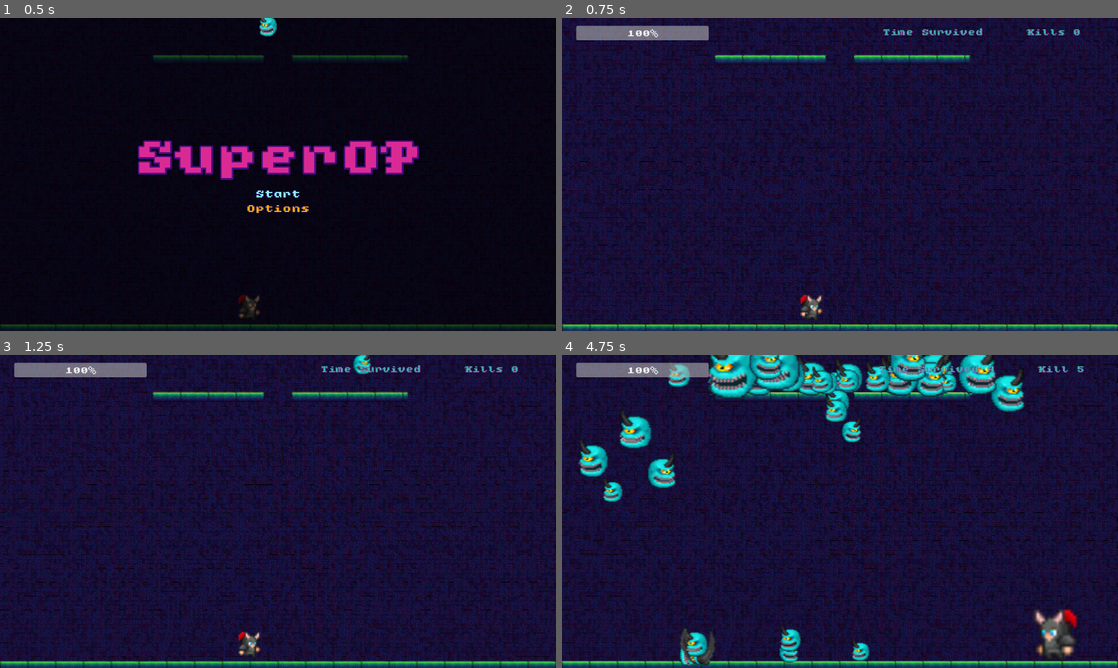
Above: before the commit, frames 1-4 (two rows, left to right).
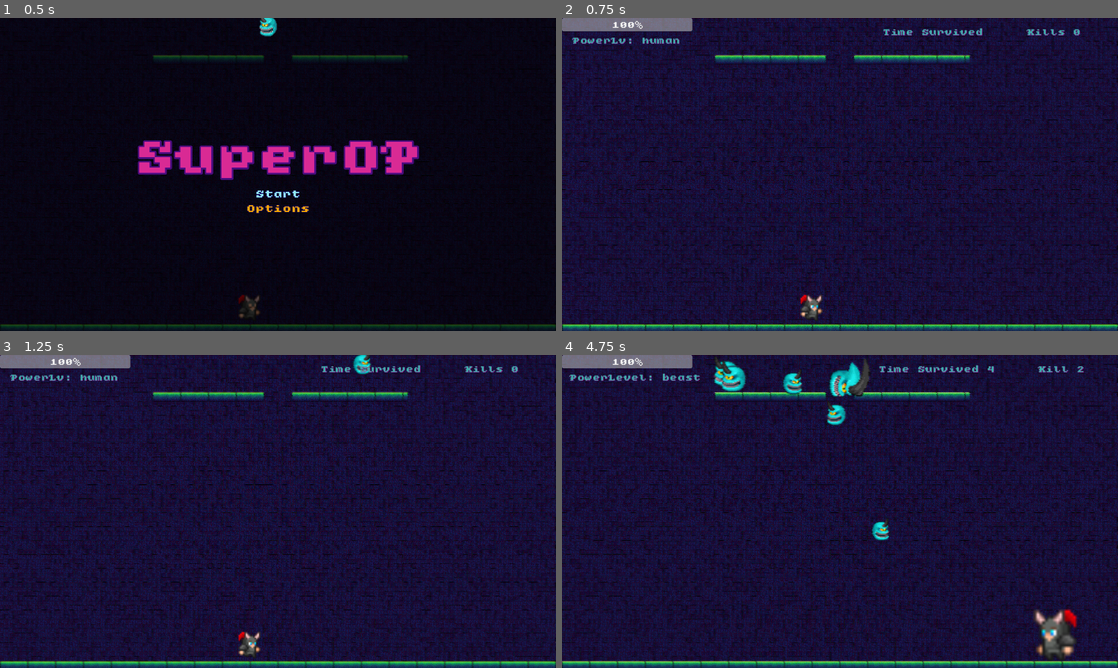
Above: after the commit, the same moments.

Repository: lethalgem/mini-jam-202
Game: Godot game, scene res://scenes/game_manager.tscn
Two runs of this game, one before a commit and one after it. Both use one fixed random seed, a clock stepped at 60 frames per second and the inputs below.
Inputs:
- Up to frame 1 (0.5 s): no input
- Up to frame 2 (0.75 s): click "Start" at 0.5 s
- Up to frame 3 (1.25 s): no input
- Up to frame 4 (4.75 s): tap Enter at 1.25 s; hold Right (ui_right) 1.28-2.03 s; hold Shift (radial_blast) 1.28-2.03 s; hold Left (ui_left) 2.03-2.78 s; tap Space (attack) at 2.1, 4.35 s; tap Shift (radial_blast) at 2.3, 3.6 s; hold Shift (radial_blast) 2.78-3.53 s; hold Right (ui_right) 2.78-4.28 s; hold Left (ui_left) from 4.28 s (still down); hold Shift (radial_blast) from 4.28 s (still down)

Frame 1 is identical in both runs. In frame 2, 1.6% of the frame differs, in the area x 0-27%, y 0-9%; in frame 3, 1.6%; in frame 4, 11%, in the area x 0-94%, y 0-100%.

Commit message:
Added power level label (#36)

Diff:
--- a/scenes/game_manager.tscn
+++ b/scenes/game_manager.tscn
@@ -14,6 +14,12 @@
 [ext_resource type="Texture2D" uid="uid://dg11xy0rj80t" path="res://assets/tiles/Tileset.png" id="9_k4jhu"]
 [ext_resource type="PackedScene" uid="uid://bg6ftfytfavnj" path="res://scenes/background_music.tscn" id="12_aonbx"]
 [ext_resource type="Material" uid="uid://c78wj7kh17mip" path="res://themes/vhs.tres" id="14_30v7y"]
+
+[sub_resource type="LabelSettings" id="LabelSettings_lcbjr"]
+font = ExtResource("3_30v7y")
+font_size = 30
+font_color = Color(0.2410019, 0.6808812, 0.67262995, 1)
+shadow_color = Color(0.8352941, 0, 0.6862745, 0.7294118)
 
 [sub_resource type="TileSetAtlasSource" id="TileSetAtlasSource_lcbjr"]
 texture = ExtResource("9_k4jhu")
@@ -525,12 +531,13 @@
 physics_layer_1/collision_mask = 6
 sources/0 = SubResource("TileSetAtlasSource_lcbjr")
 
-[node name="GameManager" type="Node2D" node_paths=PackedStringArray("counter_ui", "game_mode", "background_music", "health_bar")]
+[node name="GameManager" type="Node2D" node_paths=PackedStringArray("counter_ui", "game_mode", "background_music", "health_bar", "power_level_label")]
 script = ExtResource("1_hwd4i")
 counter_ui = NodePath("CanvasLayer/CountersUI")
 game_mode = NodePath("GameMode")
 background_music = NodePath("BackgroundMusic")
 health_bar = NodePath("CanvasLayer/ProgressBar")
+power_level_label = NodePath("CanvasLayer/PowerLevel")
 
 [node name="CanvasLayer" type="CanvasLayer" parent="."]
 visible = false
@@ -546,14 +553,21 @@
 grow_horizontal = 0
 
 [node name="ProgressBar" type="ProgressBar" parent="CanvasLayer"]
-offset_left = 49.0
-offset_top = 27.0
-offset_right = 507.0
-offset_bottom = 77.0
+offset_right = 450.0
+offset_bottom = 46.0
 theme_override_fonts/font = ExtResource("3_30v7y")
 theme_override_font_sizes/font_size = 30
 max_value = 10.0
 value = 10.0
+
+[node name="PowerLevel" type="Label" parent="CanvasLayer"]
+offset_left = 25.0
+offset_top = 64.0
+offset_right = 419.0
+offset_bottom = 91.0
+text = "PowerLv: human"
+label_settings = SubResource("LabelSettings_lcbjr")
+horizontal_alignment = 1
 
 [node name="CanvasLayer2" type="CanvasLayer" parent="."]
 visible = false
@@ -671,4 +685,5 @@
 [connection signal="enemy_died" from="GameMode" to="." method="_on_game_mode_enemy_died"]
 [connection signal="damaged" from="GameMode/PlayerCharacterBody2D" to="." method="_on_player_character_body_2d_damaged"]
 [connection signal="died" from="GameMode/PlayerCharacterBody2D" to="." method="_on_player_character_body_2d_died"]
+[connection signal="poweredup" from="GameMode/PlayerCharacterBody2D" to="." method="_on_player_character_body_2d_poweredup"]
 [connection signal="poweredup" from="GameMode/PlayerCharacterBody2D" to="GameMode" method="_on_player_character_body_2d_poweredup"]
--- a/scripts/game_manager.gd
+++ b/scripts/game_manager.gd
@@ -4,6 +4,7 @@
 @export var game_mode: GameMode
 @export var background_music : Node
 @export var health_bar : ProgressBar
+@export var power_level_label : Label
 
 @onready var main_menu = $CanvasLayer2
 @onready var option_menu = $CanvasLayer4
@@ -99,3 +100,7 @@
 
 func _on_player_character_body_2d_damaged() -> void:
 	update_health_bar(true)
+
+
+func _on_player_character_body_2d_poweredup(power_level: Variant) -> void:
+	power_level_label.text = "PowerLevel: " + power_level
--- a/scripts/player_character_body_2d.gd
+++ b/scripts/player_character_body_2d.gd
@@ -19,8 +19,8 @@
 @export var power_up_sounds: Array[SoundSample]
 
 signal died
-signal poweredup
-signal damaged(damaged_value)
+signal poweredup(power_level)
+signal damaged
 
 enum State {
 	IDLE,
@@ -96,8 +96,6 @@
 	else:
 		playerLevelValue = playerLevels[len(playerLevels) - 1]
 
-	print(playerLevelValue)
-
 	var blast = power_up_blast.instantiate()
 	blast.global_position = global_position
 
@@ -107,7 +105,7 @@
 	heroDamagePerAttack *= 1.25
 
 	power_up_sound_player_2d.play_from_samples(power_up_sounds)
-	poweredup.emit()
+	poweredup.emit(playerLevelValue)
 
 
 func idle():
Not shown: 1 places in scenes/game_manager.tscn that only renumber resources
